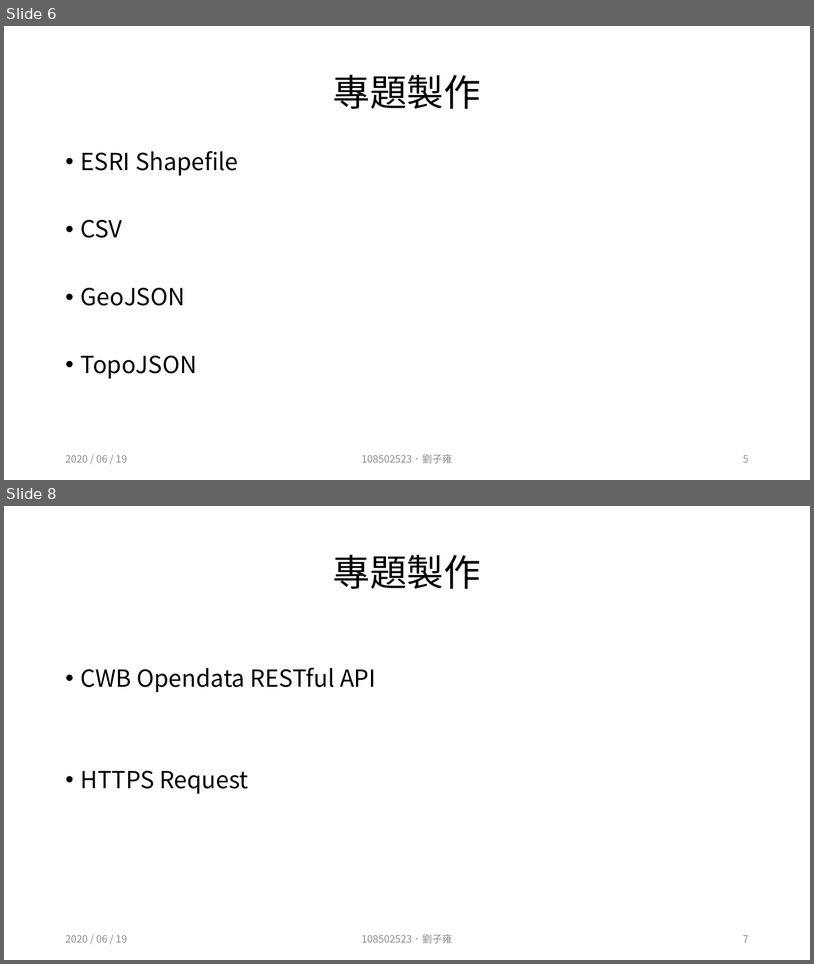
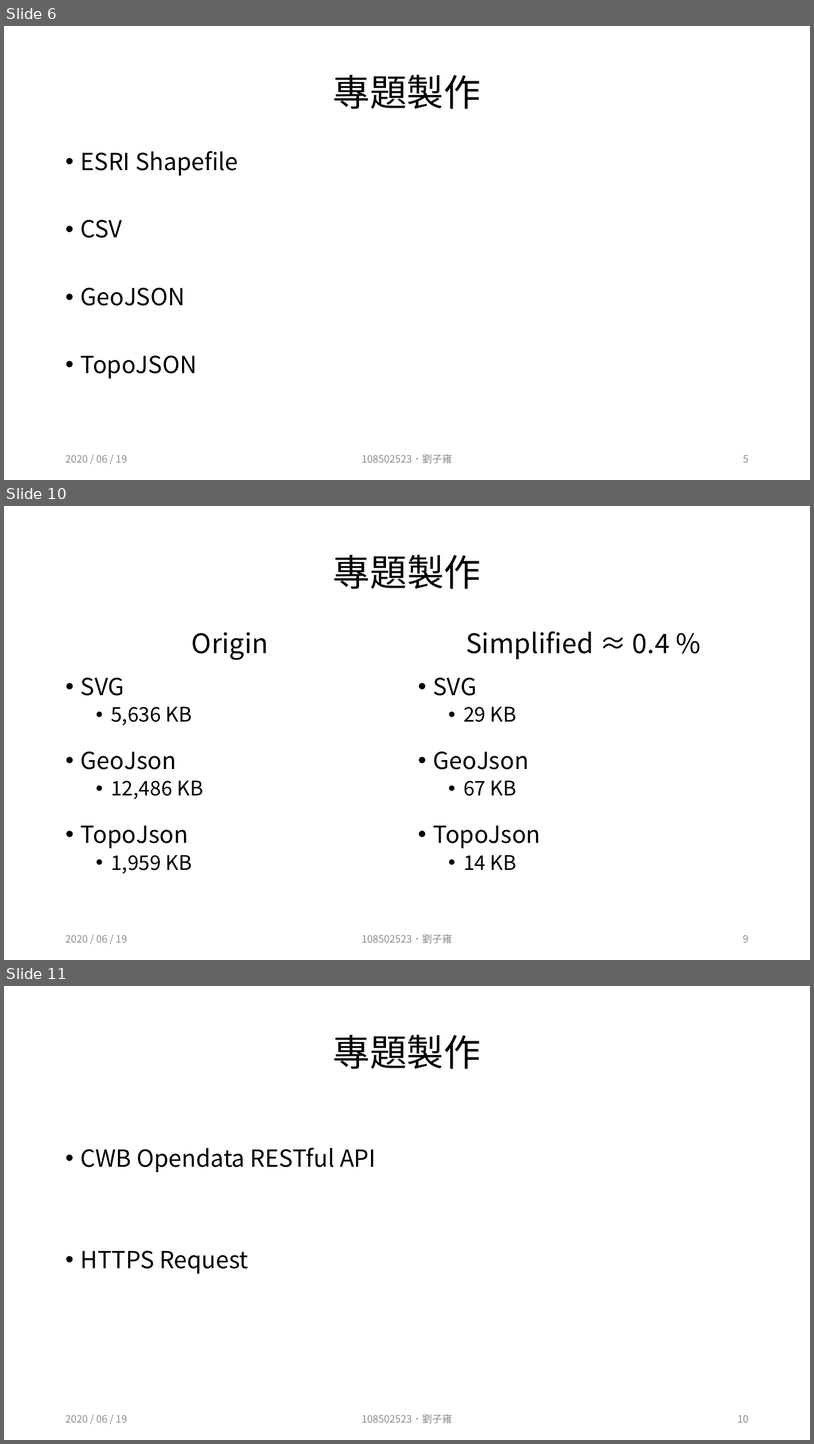
Before and after one commit to Mibudin/ncu_programming_final_project, a slide deck: 說明簡報.pptx. Shown one above the other, each under a label of ours: slides 6 and 8 before the commit, slides 6, 10 and 11 after it; the slides between them are not shown. The pictures are 814x964 and 814x1444 pixels, drawn with LibreOffice and Linux fonts; fonts in the diff are those of the drawing. Boxes give left, top, right and bottom in pixels: in the first picture for what was removed or moved away, otherwise in the second. Text is boxed around its words. In the diff, an @@ line names an element or a change of style, - is before the commit and + after.

```diff
--- a/說明簡報.pptx
+++ b/說明簡報.pptx
@@ slide 10 added at <box>4,506,810,960</box>, background #FFFFFF @@
@@ title added at <box>333,555,481,589</box>, 44 pt, text #000000 @@
+專題製作
@@ text added at <box>466,631,670,660</box>, 32 pt, text #000000 @@
+Simplified ≈ 0.4 %
@@ text added at <box>192,632,269,660</box>, 32 pt, text #000000 @@
+Origin
@@ text added at <box>81,677,203,873</box>, 24 pt, text #000000 @@
+• SVG
+  • 5,636 KB
+• GeoJson
+  • 12,486 KB
+• TopoJson
+  • 1,959 KB
@@ text added at <box>434,677,517,870</box>, 28 pt, text #000000 @@
+• SVG
+  • 29 KB
+• GeoJson
+  • 67 KB
+• TopoJson
+  • 14 KB
@@ text added at <box>65,934,127,942</box>, 12 pt, text #8C8C8C @@
+2020 / 06 / 19
@@ text added at <box>362,934,452,943</box>, 12 pt, text #8C8C8C @@
+108502523．劉子雍
@@ page number added at <box>743,934,749,942</box>, 12 pt, text #8C8C8C @@
+9
@@ what was slide 8 is now slide 11 @@
@@ page number at <box>738,1414,749,1422</box>: text changed @@
-7
+10
```
Also in this commit, not shown: 1 slide changed, 2 other slides added, 4 other files.
